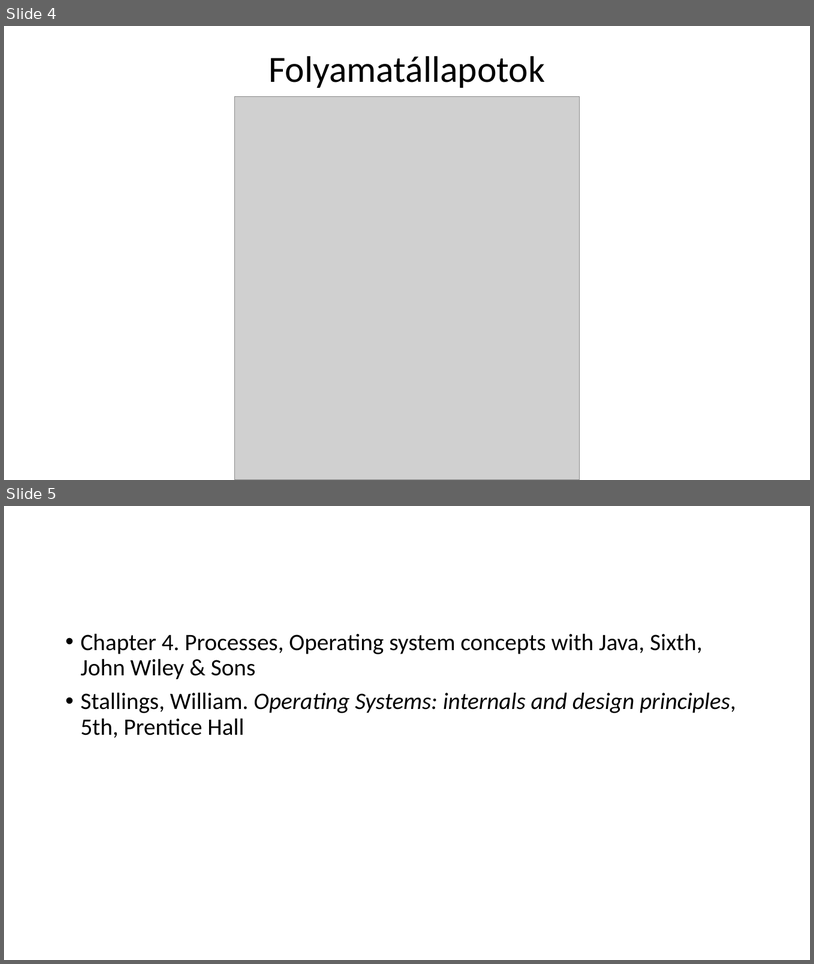
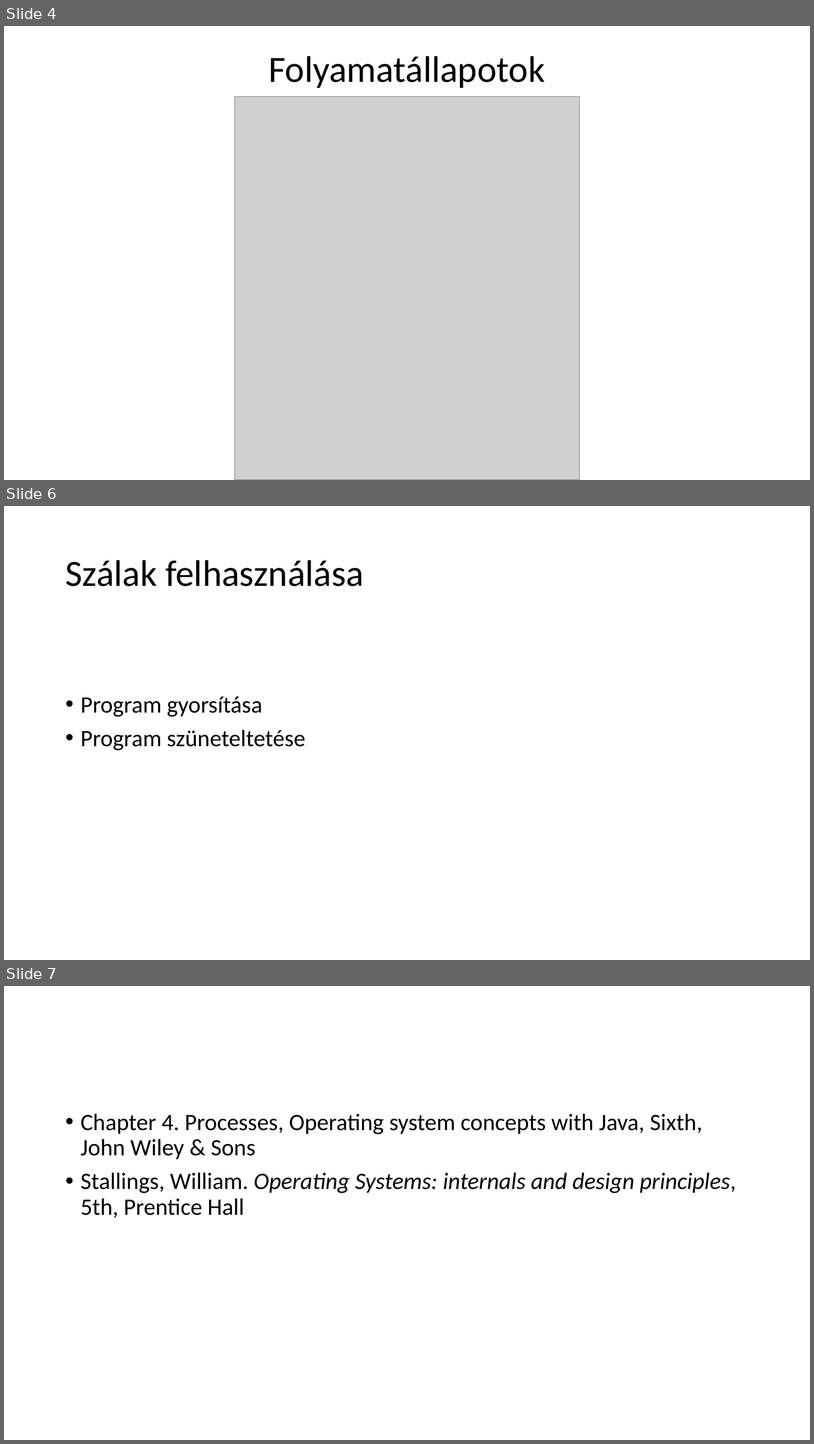
Before and after one commit to krsjakb/osztott-rendszerek-parhuzamos-programozas, a slide deck: Osztott rendszerek, párhuzamos programozás.pptx. Shown one above the other, each under a label of ours: slides 4 and 5 before the commit, slides 4, 6 and 7 after it; the slides between them are not shown. The pictures are 814x964 and 814x1444 pixels, drawn with LibreOffice and Linux fonts; fonts in the diff are those of the drawing; grey boxes stand for pictures. Boxes give left, top, right and bottom in pixels: in the first picture for what was removed or moved away, otherwise in the second. Text is boxed around its words. In the diff, an @@ line names an element or a change of style, - is before the commit and + after.

Commit message:
szálak

```diff
--- a/Osztott rendszerek, párhuzamos programozás.pptx
+++ b/Osztott rendszerek, párhuzamos programozás.pptx
@@ slide 6 added at <box>4,506,810,960</box>, background #FFFFFF @@
@@ title added at <box>65,560,364,586</box>, 44 pt, text #000000 @@
+Szálak felhasználása
@@ text added at <box>81,696,306,750</box>, 28 pt, text #000000 @@
+• Program gyorsítása
+• Program szüneteltetése
@@ what was slide 5 is now slide 7 @@
```
Also in this commit, not shown: 1 other slide added.
